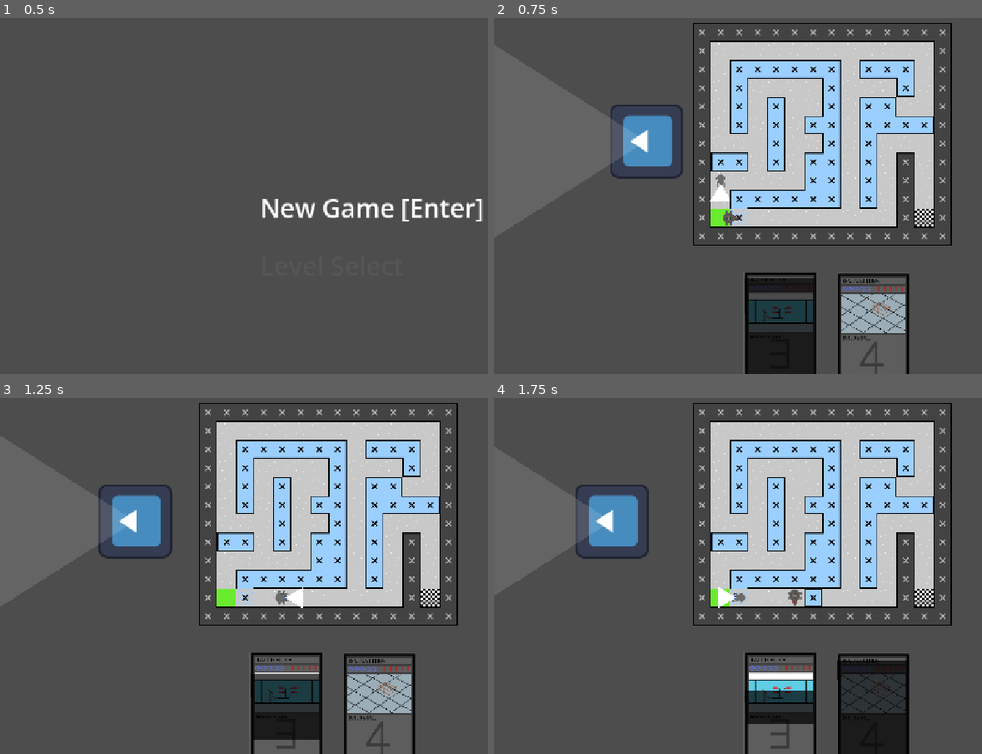
Above: before the commit, frames 1-4 (two rows, left to right).
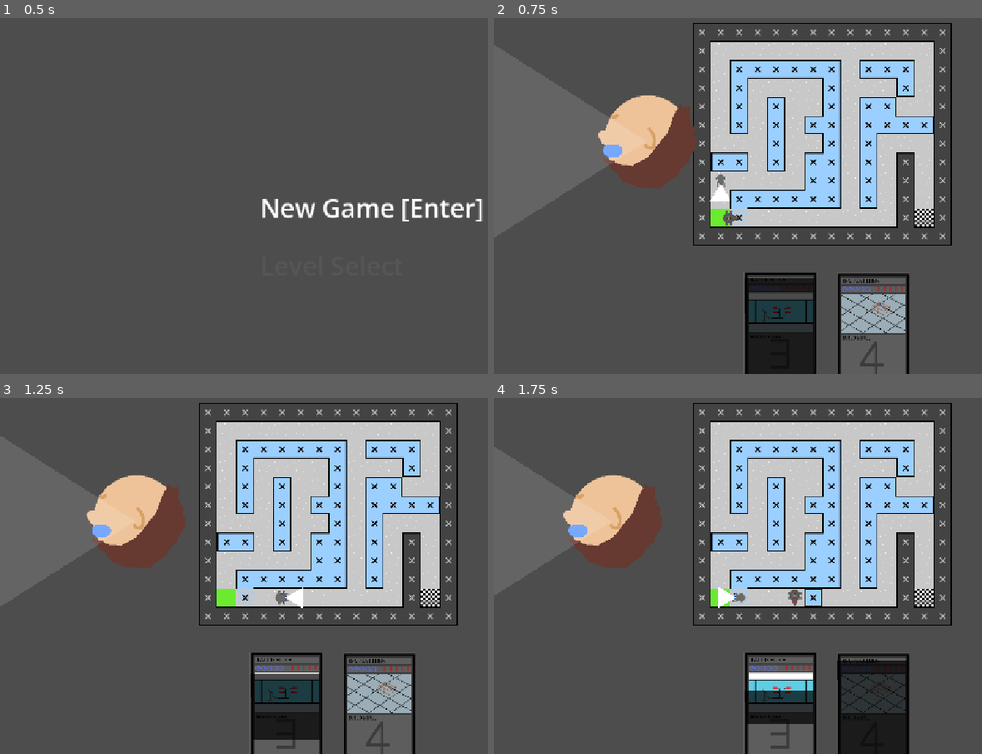
Above: after the commit, the same moments.

Repository: johannagroven/dontratmeout
Game: Godot game, scene res://MainMenu.tscn
Two runs of this game, one before a commit and one after it. Both use one fixed random seed, a clock stepped at 60 frames per second and the inputs below. The engine's default icon, where the game draws it, is replaced by a stand-in: a white triangle on a blue panel in a dark square.
Inputs:
- Up to frame 1 (0.5 s): no input
- Up to frame 2 (0.75 s): tap Enter at 0.5 s; hold Right (ui_right) from 0.53 s (still down); tap 3 at 0.6 s
- Up to frame 3 (1.25 s): keep holding Right (ui_right)
- Up to frame 4 (1.75 s): release Right (ui_right) at 1.28 s; hold Down (ui_down) from 1.28 s (still down); tap 4 at 1.35 s

Frame 1 is identical in both runs. In frame 2, 3.9% of the frame differs, in the area x 21-42%, y 21-48%; in frame 3, 3.9%; in frame 4, 3.9%, in the area x 14-35%, y 21-48%.

Commit message:
Added Scientist Sprite

Diff:
--- a/main.tscn
+++ b/main.tscn
@@ -1125,7 +1125,7 @@
 
 [node name="PosStart" parent="." unique_id=763993388 instance=ExtResource("12_dg77c")]
 position = Vector2(-100, 172)
-rotation = 1.5708
+rotation = 1.5707964
 
 [node name="camera" type="Camera2D" parent="." unique_id=94882063]
 position = Vector2(200, 250)
--- a/scientist.tscn
+++ b/scientist.tscn
@@ -1,13 +1,14 @@
 [gd_scene format=3 uid="uid://clisjik3djfm4"]
 
 [ext_resource type="Script" uid="uid://ccmkiima2j7jc" path="res://scientist.gd" id="1_3li26"]
-[ext_resource type="Texture2D" uid="uid://belcty5hpqacd" path="res://icon.svg" id="2_n3xpj"]
+[ext_resource type="Texture2D" uid="uid://jrmcc6qhmrvo" path="res://assets/scientist.png" id="2_3li26"]
 
 [node name="PosStart" type="Node2D" unique_id=1936971122]
 script = ExtResource("1_3li26")
 
 [node name="Sprite2D" type="Sprite2D" parent="." unique_id=1779613211]
-texture = ExtResource("2_n3xpj")
+rotation = -1.5707964
+texture = ExtResource("2_3li26")
 
 [node name="Polygon2D" type="Polygon2D" parent="." unique_id=1908568036]
 color = Color(1, 1, 1, 0.133333)
Binary file added: assets/scientist.aseprite
Binary file added: assets/scientist.png
